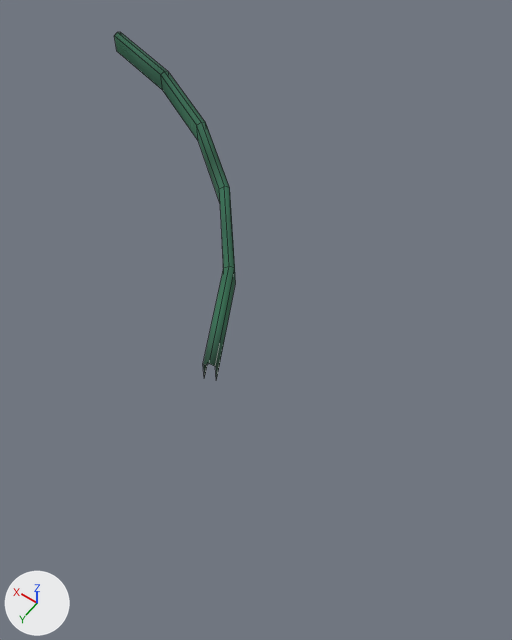
Before and after pictures for a commit that changed the FBX model BrackeysGameJam/Assets/_Main/Models/Walls/Ring66.fbx.
Rendered twice from a 50 mm camera at (-122.6, 5.8, 84.1) aimed at (-81.2, -52.2, -6.9). The axes (+X, +Y, +Z) are drawn at lower left. The lights are the same throughout. Mesh edges are drawn as thin lines. Where no turn or scale is listed for an object, it has been applied to the vertices.

The first picture shows 'Ring66'.
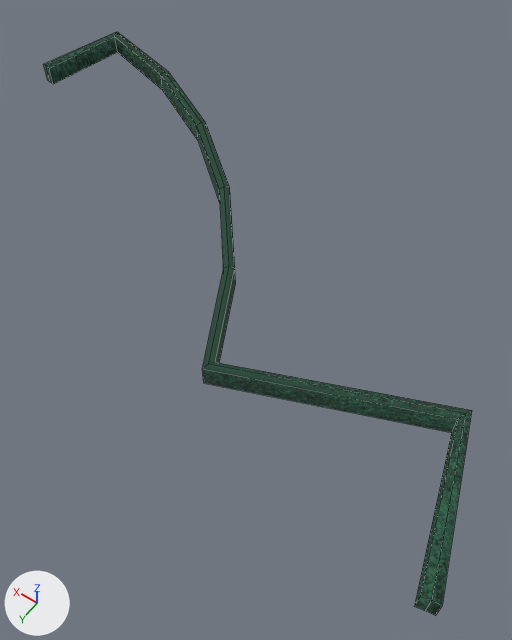
What differs and where, as boxes [x1, y1, x2, y2] in the pictures (512 x 640 px):
'Ring66', reshaped (250% wider, 67% taller): before [114, 32, 236, 381]; after [43, 32, 472, 616]
part 1 of me_circle_102, built on: before [114, 32, 236, 381]; after [43, 32, 472, 616]
part 2 of me_circle_102, surface changed: [161, 71, 235, 268] in both

The change, as a diff of the scene's bpy script:
```diff
--- a/BrackeysGameJam/Assets/_Main/Models/Walls/Ring66.fbx.py
+++ b/BrackeysGameJam/Assets/_Main/Models/Walls/Ring66.fbx.py
@@ me_circle_102 @@
 # used by ob_ring66; location = (0.0, 0.0, 0.0)
 # verts and faces of me_circle_102; kept vertices keep their numbers, new ones are numbered from 30
 # before: 0 (-84.5, -35.0, 0.0) at pixel (204, 378), 5 (-17.8, -89.7, 0.0) at pixel (116, 51), 6 (-86.1, -35.7, 0.0) at pixel (216, 380), 11 (-18.2, -91.4, 0.0), 12 (-84.5, -35.0, 3.6) at pixel (202, 364)
 # before: 17 (-17.8, -89.7, 3.6) at pixel (114, 35), 18 (-86.1, -35.7, 3.6) at pixel (215, 366), 23 (-18.2, -91.4, 3.6) at pixel (120, 32), 26 (-18.0, -90.6, 4.0) at pixel (117, 32), 27 (-85.3, -35.3, 4.0) at pixel (209, 363)
-me_circle_102.from_pydata(...)  # 30 vertices, 20 faces; spans x -86.1..-17.8, y -91.4..-35.0, z 0.0..4.0
+me_circle_102.from_pydata(...)  # 47 vertices, 36 faces; spans x -125.6..-13.6, y -91.3..-24.5, z 0.0..4.0
+# me_circle_102 part 1
+verts[0] = (-84.9, -34.3, 0.0)  # moved, pixel (203, 383)
+verts[12] = (-84.9, -34.3, 3.6)  # moved, pixel (202, 368)
+verts[5] = (-18.3, -89.5, 0.0)  # moved, pixel (117, 52)
+verts[17] = (-18.3, -89.5, 3.6)  # moved, pixel (114, 36)
+verts[6] = (-85.7, -36.2, 0.0)  # moved
+verts[18] = (-85.7, -36.2, 3.6)  # moved, pixel (215, 362)
+verts[11] = (-17.3, -91.3, 0.0)  # moved
+verts[23] = (-17.3, -91.3, 3.6)  # moved, pixel (117, 31)
+verts[26] = (-17.9, -90.4, 4.0)  # moved, pixel (116, 32)
+verts[30] = (-117.7, -49.7, 0.0)
+verts[31] = (-116.7, -47.4, 0.0)  # pixel (451, 432)
+verts[32] = (-123.2, -24.5, 0.0)  # pixel (414, 606)
+verts[33] = (-125.6, -25.0, 0.0)  # pixel (435, 615)
+verts[34] = (-13.6, -73.6, 0.0)  # pixel (47, 80)
+verts[35] = (-15.6, -73.2, 0.0)  # pixel (53, 84)
+for new, old in zip([*range(36, 42)], [*range(30, 36)]): verts[new] = verts[old] + (0.0, 0.0, 3.6)
+verts[42] = (-117.2, -48.5, 4.0)  # pixel (465, 413)
+verts[43] = (-124.4, -24.7, 4.0)  # pixel (431, 600)
+verts[44] = (-14.6, -73.4, 0.0)  # pixel (50, 82)
+verts[45] = (-14.6, -73.4, 4.0)  # pixel (45, 64)
+verts[46] = (-124.4, -24.7, 0.0)  # pixel (425, 610)
+faces += [(18, 27, 42, 36), (12, 37, 42, 27), (6, 18, 36, 30), (0, 31, 37, 12), (36, 42, 43, 39), (37, 38, 43, 42)]
+faces += [(30, 36, 39, 33), (31, 32, 38, 37), (23, 40, 45, 26), (17, 26, 45, 41), (34, 44, 45, 40), (5, 17, 41, 35)]
+faces += [(35, 41, 45, 44), (11, 34, 40, 23), (33, 39, 43, 46), (32, 46, 43, 38)]
+# me_circle_102 part 2: 20 kept faces spanning x -85.7..-17.3, y -91.3..-34.3, z 0.0..4.0 get new texture (UV) coordinates
 me_circle_102.materials.append(mat_hedge)
```
